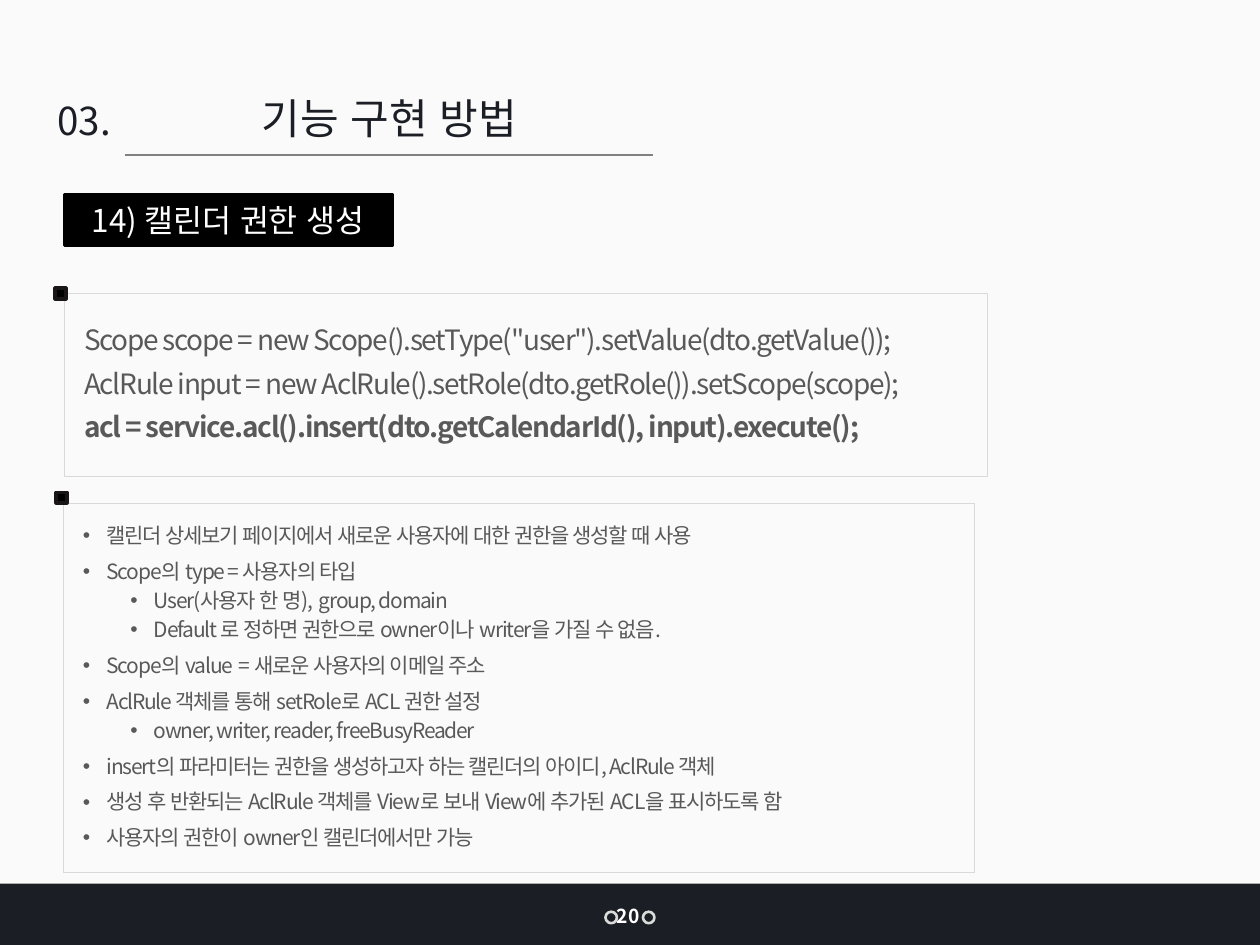
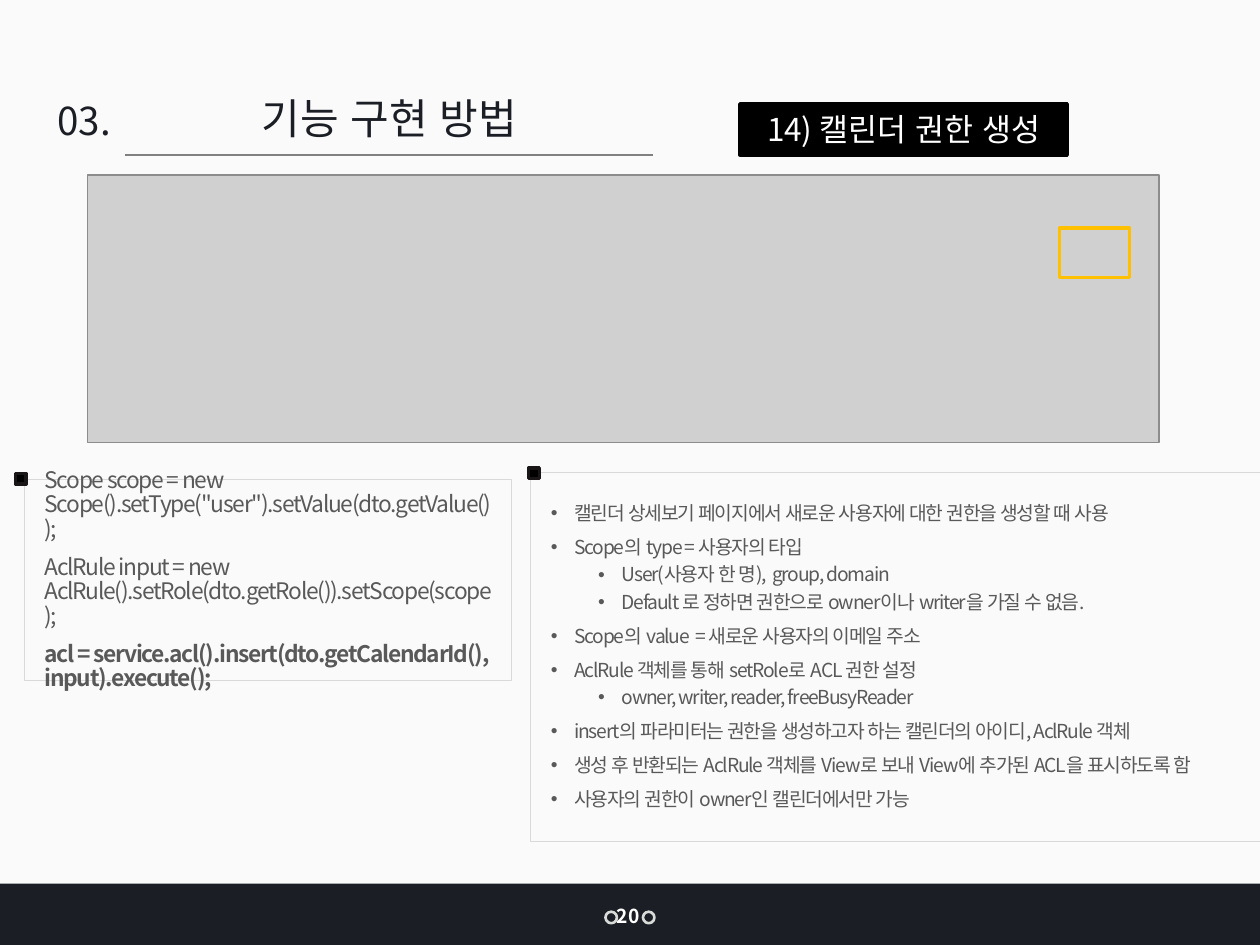
Before and after one commit to jangys/calendarProjectDocument, a slide deck: slide 42 of 인턴 최종 발표_장연수.pptx (slide 33 before the commit). Drawn at 1260x945 pixels with LibreOffice and Linux fonts; fonts in the diff are those of the drawing; grey boxes stand for pictures. Boxes give left, top, right and bottom in pixels: in the first picture for what was removed or moved away, otherwise in the second. Text is boxed around its words. In the diff, an @@ line names an element or a change of style, - is before the commit and + after.

```diff
--- a/인턴 최종 발표_장연수.pptx
+++ b/인턴 최종 발표_장연수.pptx
@@ rectangle "14) 캘린더 권한 생성": place and size @@
-rectangle "14) 캘린더 권한 생성" at [64, 195, 392, 246]
+rectangle "14) 캘린더 권한 생성" at [740, 105, 1067, 155]
@@ picture added at [87, 175, 1158, 442] @@
@@ rectangle added at [1060, 228, 1130, 277], outline #FFC000 2 pt @@
@@ rectangle: place and size @@
-rectangle at [55, 289, 67, 299]
+rectangle at [15, 474, 26, 484]
@@ rectangle "Scope scope = new Scope().setType("user").setValue(dto.getVa ...": place and size @@
-rectangle "Scope scope = new Scope().setType("user").setValue(dto.getVa ..." at [64, 294, 987, 476]
+rectangle "Scope scope = new Scope().setType("user").setValue(dto.getVa ..." at [25, 479, 512, 680]
@@ rectangle "Scope scope = new Scope().setType("user").setValue(dto.getVa ..." at [25, 479, 512, 680]: size 16 to 13 pt @@
@@ rectangle: place and size @@
-rectangle at [57, 493, 68, 503]
+rectangle at [529, 467, 541, 478]
@@ rectangle "캘린더 상세보기 페이지에서 새로운 사용자에 ...": place and size @@
-rectangle "캘린더 상세보기 페이지에서 새로운 사용자에 ..." at [63, 503, 975, 872]
+rectangle "캘린더 상세보기 페이지에서 새로운 사용자에 ..." at [530, 472, 1260, 842]
@@ rectangle "캘린더 상세보기 페이지에서 새로운 사용자에 ..." at [530, 472, 1260, 842]: size 12 to 11 pt @@
```
Also in this commit, not shown: 26 other slides changed, 12 slides added, 4 slides removed, 3 other files.
